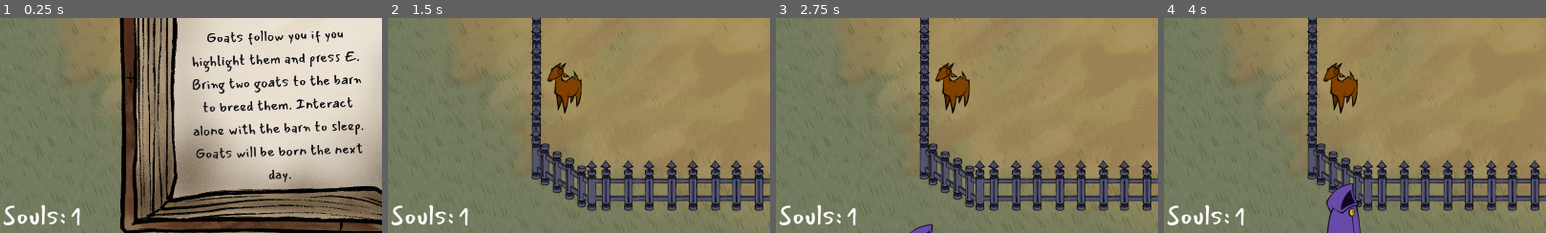
Above: before the commit, frames 1-4 (left to right).
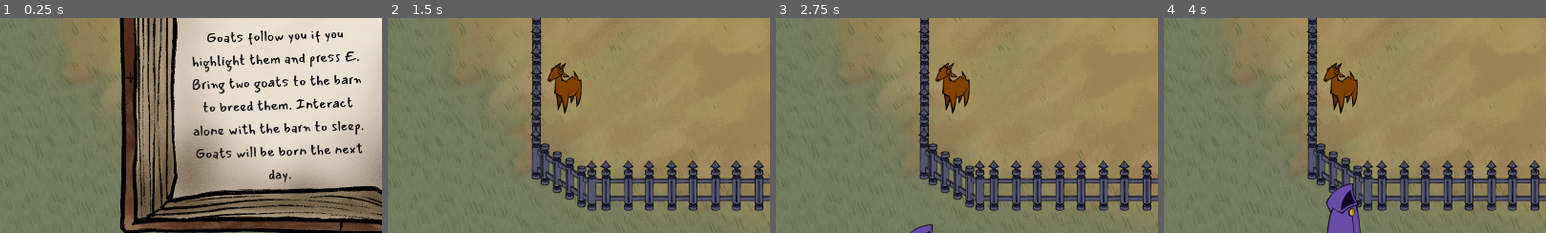
Above: after the commit, the same moments.

Repository: jadicodes/goat-game
Game: Godot game, scene res://farm/farm.tscn
Same seed, same stepped clock (60 frames per second), same inputs: the game is played once before the commit and once after it.
Inputs (mouse positions are % of the whole screen's width and height, from its top left):
- Up to frame 1 (0.25 s): no input
- Up to frame 2 (1.5 s): tap E (interact) at 0.5 s; move the mouse to (72, 45) at 0.52 s; hold D (move_right) 0.53-1.25 s; hold E (interact) 0.53-1.25 s; click (72, 45) at 0.67 s; drag from (30, 55) to (50, 20) at 1.27 s
- Up to frame 3 (2.75 s): tap Space at 2 s; move the mouse to (60, 28) at 2.02 s; hold D (move_right) from 2.03 s (still down); tap Alt at 2.1 s
- Up to frame 4 (4 s): release D (move_right) at 2.75 s; drag from (45, 70) to (23, 66) at 2.77 s; move the mouse to (80, 65) at 3.52 s; hold A (move_left) from 3.53 s (still down); hold E (interact) from 3.53 s (still down)
The pictures show only the part of the screen within x 0-50%, y 50-100%; the shares and areas given below are measured in that part.

The runs differ from the first frame. In frame 1, 0.6% of the frame differs, in the area x 0-21%, y 86-97%; in frame 2, 0.6%; in frame 3, 0.6%; in frame 4, 0.6%.

Commit message:
Delete souls label

Diff:
--- a/project/farm/farm.tscn
+++ b/project/farm/farm.tscn
@@ -64,23 +64,6 @@
 unique_name_in_owner = true
 position = Vector2(-96, 384)
 rotation = 1.5708
-
-[node name="SoulsLabel" type="Label" parent="."]
-offset_left = 7.0
-offset_top = 981.0
-offset_right = 166.0
-offset_bottom = 1083.0
-theme_override_font_sizes/font_size = 64
-text = "Souls:"
-
-[node name="NumberLabel" type="Label" parent="SoulsLabel"]
-layout_mode = 0
-offset_left = 169.0
-offset_top = 3.0
-offset_right = 244.0
-offset_bottom = 105.0
-theme_override_font_sizes/font_size = 64
-text = "1"
 
 [node name="Instructions" type="CanvasLayer" parent="."]
 unique_name_in_owner = true
